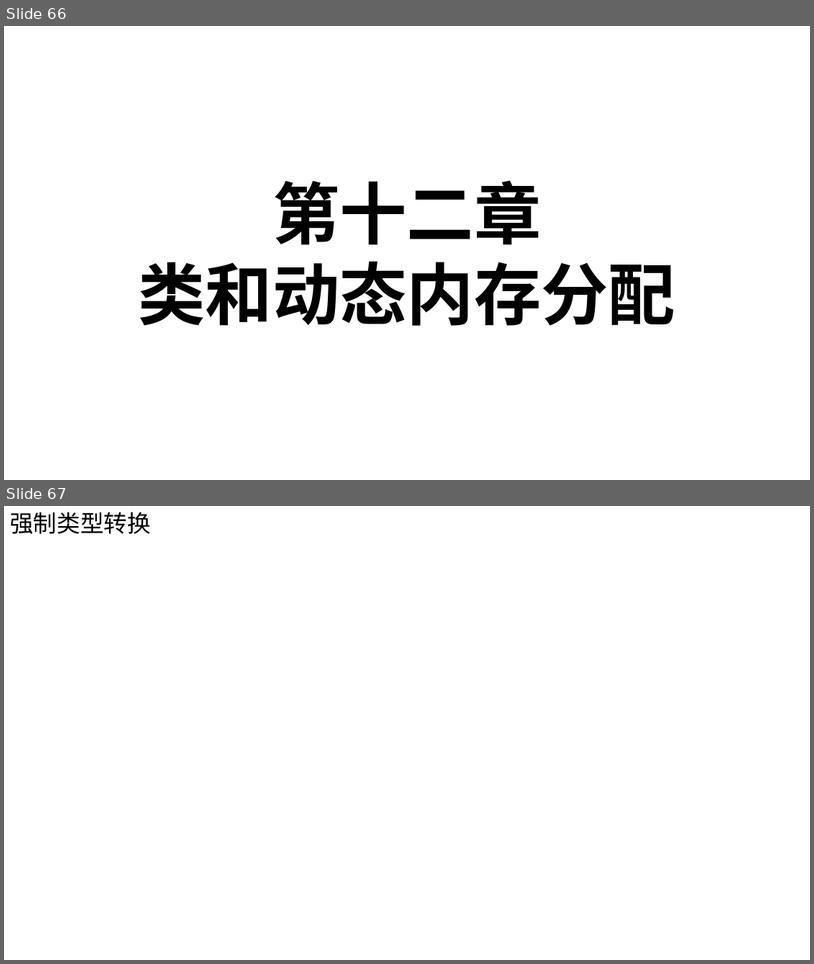
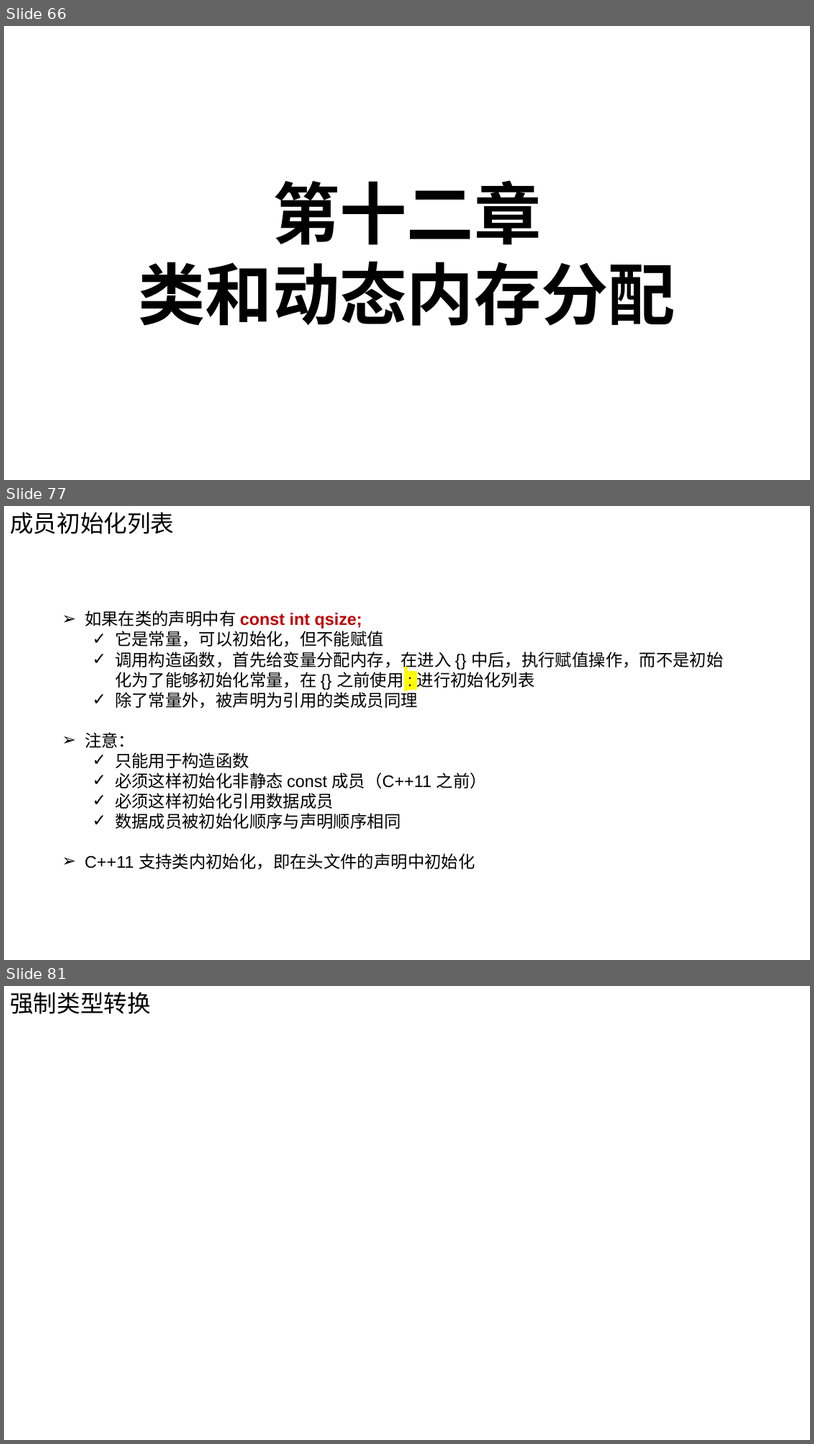
Before and after one commit to Chao200/CPP_Primer_Plus, a slide deck: C++ Primer Plus.pptx. Shown one above the other, each under a label of ours: slides 66 and 67 before the commit, slides 66, 77 and 81 after it; the slides between them are not shown. The pictures are 814x964 and 814x1444 pixels, drawn with LibreOffice and Linux fonts; fonts in the diff are those of the drawing. Boxes give left, top, right and bottom in pixels: in the first picture for what was removed or moved away, otherwise in the second. Text is boxed around its words. In the diff, an @@ line names an element or a change of style, - is before the commit and + after.

```diff
--- a/C++ Primer Plus.pptx
+++ b/C++ Primer Plus.pptx
@@ slide 77 added at box(4, 506, 810, 960), background #FFFFFF @@
@@ text added at box(10, 512, 174, 534), 28 pt, text #000000 @@
+成员初始化列表
@@ text added at box(85, 610, 724, 870), 20 pt, text #000000 @@
+➢ 如果在类的声明中有 const int qsize;
+  ✓ 它是常量，可以初始化，但不能赋值
+  ✓ 调用构造函数，首先给变量分配内存，在进入 {} 中后，执行赋值操作，而不是初始化为了能够初始化常量，在 {} 之前使用 : 进行初始化列表
+  ✓ 除了常量外，被声明为引用的类成员同理
+➢ 注意：
+  ✓ 只能用于构造函数
+  ✓ 必须这样初始化非静态 const 成员（C++11 之前）
+  ✓ 必须这样初始化引用数据成员
+  ✓ 数据成员被初始化顺序与声明顺序相同
+➢ C++11 支持类内初始化，即在头文件的声明中初始化
@@ what was slide 67 is now slide 81 @@
```
Also in this commit, not shown: 42 other slides added, 24 slides removed.
